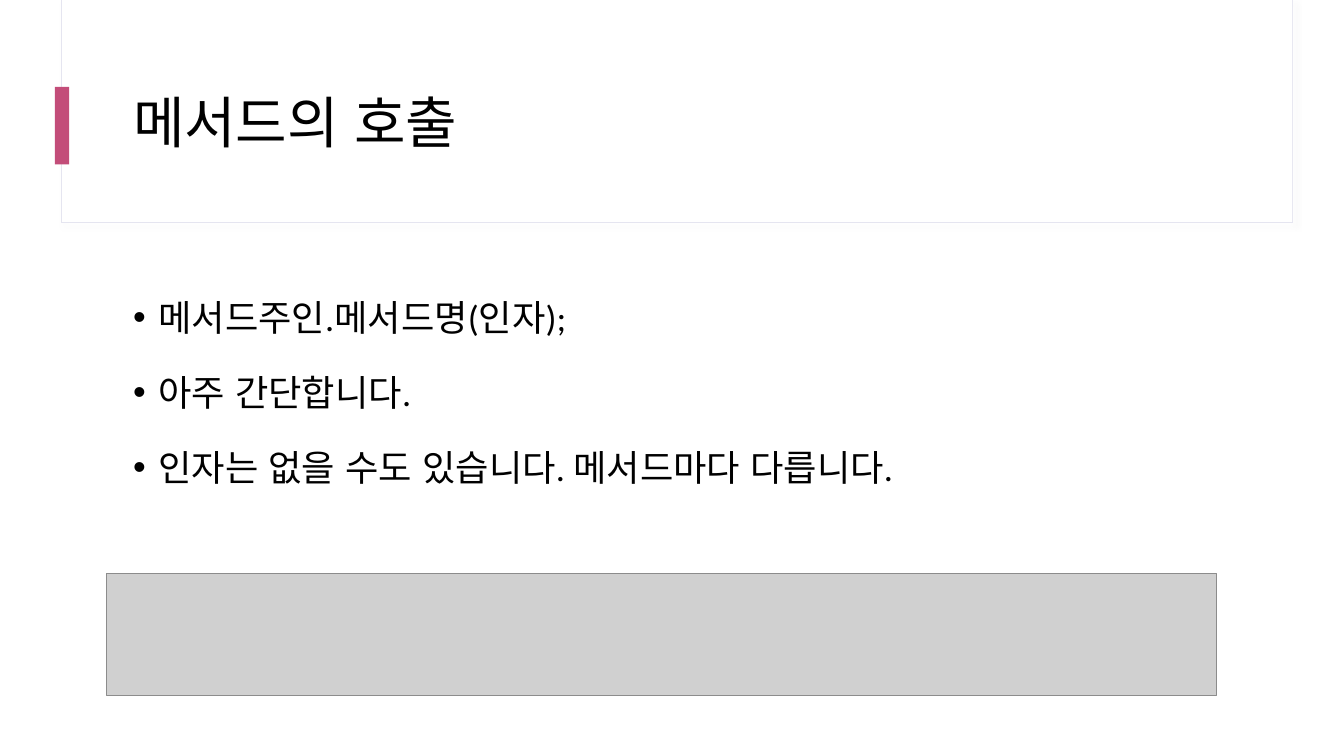
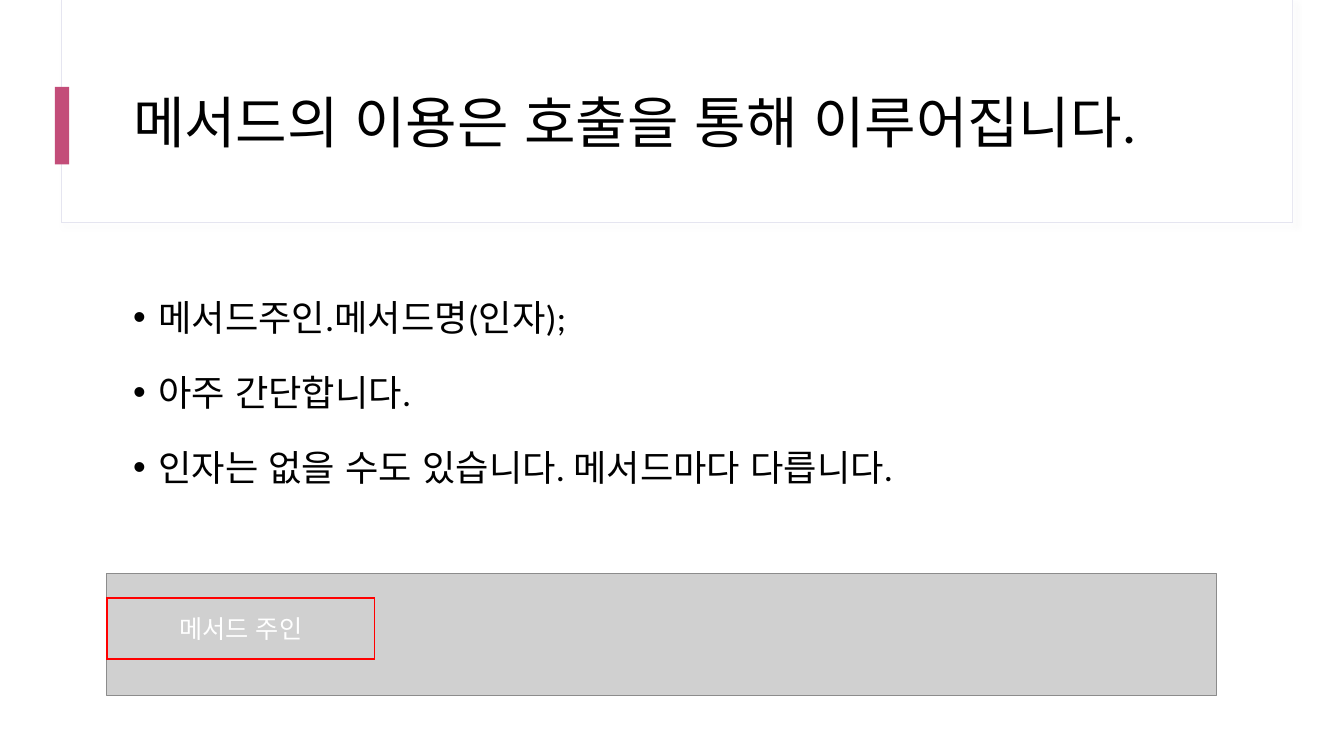
Before and after one commit to yhs0602/SPLIT_lecture_examples, a slide deck: slide 73 of docs/SPLIT 17차 Java.pptx (slide 71 before the commit). Drawn at 1344x756 pixels with LibreOffice and Linux fonts; fonts in the diff are those of the drawing; grey boxes stand for pictures. Boxes give left, top, right and bottom in pixels: in the first picture for what was removed or moved away, otherwise in the second. Text is boxed around its words. In the diff, an @@ line names an element or a change of style, - is before the commit and + after.

```diff
--- a/docs/SPLIT 17차 Java.pptx
+++ b/docs/SPLIT 17차 Java.pptx
@@ title at [133,96,1136,148]: text changed @@
-메서드의 호출
+메서드의 이용은 호출을 통해 이루어집니다.
@@ rectangle added at [107,598,375,659], outline #FF0000 1 pt, 18 pt, text #FFFFFF @@
+메서드 주인
```
Also in this commit, not shown: 7 other slides changed, 12 slides added, 7 other files.
